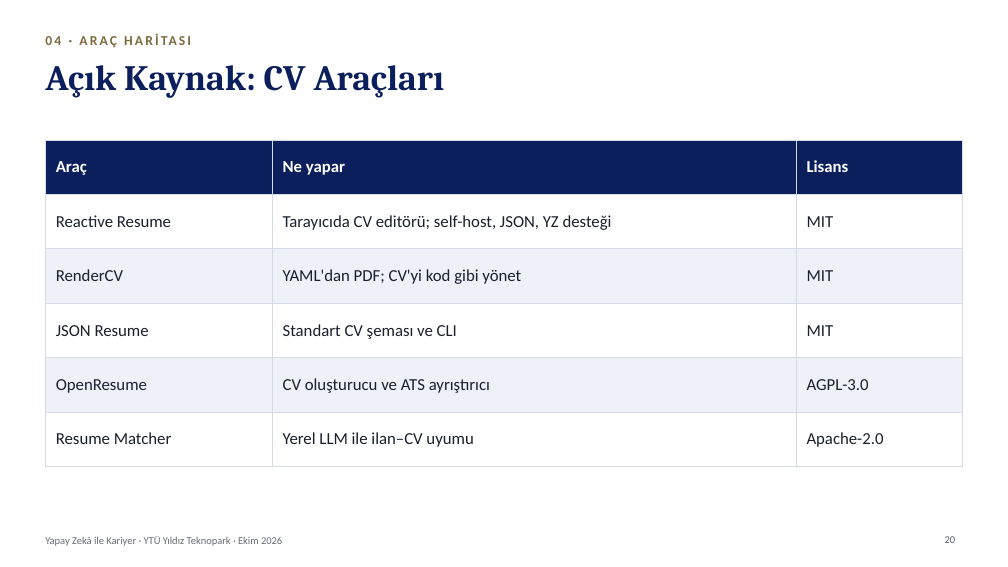
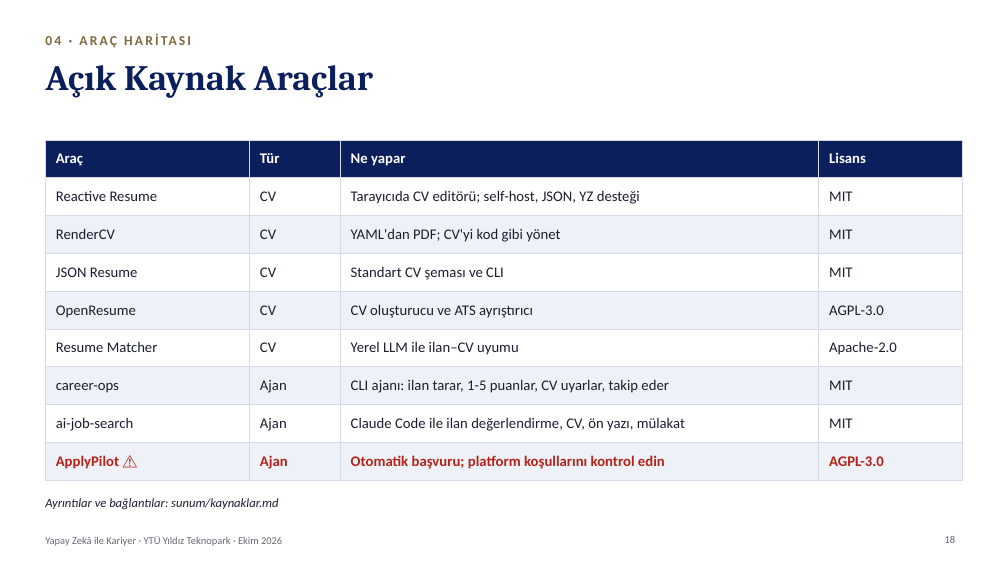
Before and after one commit to kaayra2000/kurslar, a slide deck: slide 18 of sunum/sunum.pptx (slide 20 before the commit). Drawn at 1008x567 pixels with LibreOffice and Linux fonts; fonts in the diff are those of the drawing; background and template pictures are left out. Boxes give left, top, right and bottom in pixels: in the first picture for what was removed or moved away, otherwise in the second. Text is boxed around its words. In the diff, an @@ line names an element or a change of style, - is before the commit and + after.

```diff
--- a/sunum/sunum.pptx
+++ b/sunum/sunum.pptx
@@ title at [45,65,373,98]: text changed @@
-Açık Kaynak: CV Araçları
+Açık Kaynak Araçlar
@@ table at [45,140,963,473] @@
-Araç | Ne yapar | Lisans
-Reactive Resume | Tarayıcıda CV editörü; self-host, JSON, YZ desteği | MIT
-RenderCV | YAML'dan PDF; CV'yi kod gibi yönet | MIT
-JSON Resume | Standart CV şeması ve CLI | MIT
-OpenResume | CV oluşturucu ve ATS ayrıştırıcı | AGPL-3.0
-Resume Matcher | Yerel LLM ile ilan–CV uyumu | Apache-2.0
+Araç | Tür | Ne yapar | Lisans
+Reactive Resume | CV | Tarayıcıda CV editörü; self-host, JSON, YZ desteği | MIT
+RenderCV | CV | YAML'dan PDF; CV'yi kod gibi yönet | MIT
+JSON Resume | CV | Standart CV şeması ve CLI | MIT
+OpenResume | CV | CV oluşturucu ve ATS ayrıştırıcı | AGPL-3.0
+Resume Matcher | CV | Yerel LLM ile ilan–CV uyumu | Apache-2.0
+career-ops | Ajan | CLI ajanı: ilan tarar, 1-5 puanlar, CV uyarlar, takip eder | MIT
+ai-job-search | Ajan | Claude Code ile ilan değerlendirme, CV, ön yazı, mülakat | MIT
+ApplyPilot ⚠ | Ajan | Otomatik başvuru; platform koşullarını kontrol edin | AGPL-3.0
@@ text added at [45,498,278,509], 12 pt, text #1B1F2E, italic @@
+Ayrıntılar ve bağlantılar: sunum/kaynaklar.md
```
Also in this commit, not shown: 1 other slide changed, 3 slides removed, 2 other files.
